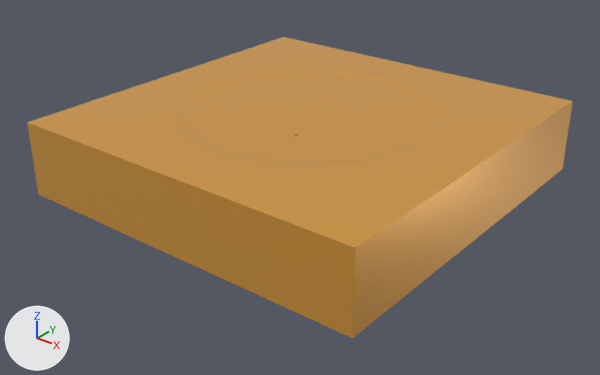
What one commit did to the glTF model public/models/tile-golf-green-circle.glb.
Both versions are drawn from a 50 mm camera at (37.3, -47.7, 22.8) aimed at (0.3, -1.5, -5.9). Arrows for +X, +Y and +Z are at lower left; the lights stay in place. Where no turn or scale is listed for an object, it has been applied to the vertices.

Names of what the first picture shows: 'tile-golf-green-circle'.
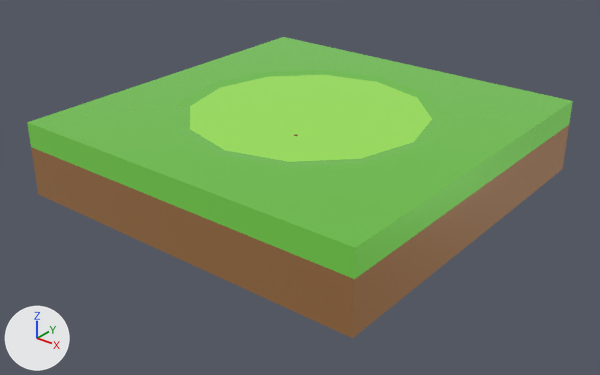
Changed parts and their boxes [x1, y1, x2, y2] in the pictures (600 x 375 px):
'tile-golf-green-circle', recoloured
    both: [27, 37, 573, 338]

Patch to the scene script:
```diff
--- a/public/models/tile-golf-green-circle.glb.py
+++ b/public/models/tile-golf-green-circle.glb.py
@@ img_base @@
+img_base = load_image('base', '_unpacked/base', 1024, 1024, 'sRGB')
@@ mat_lowpoly_colors_001 @@
+mat_lowpoly_colors_001 = bpy.data.materials.new('LOWPOLY-COLORS.001')
+# uses the picture img_base
@@ me_tile_golf_green_circle @@
 me_tile_golf_green_circle.from_pydata(...)  # 50 vertices, 94 faces; spans x -15.0..15.0, y -15.0..15.0, z -6.0..0.0
-me_tile_golf_green_circle.materials.append(mat_lowpoly_colors)  # orange #e7a747
+me_tile_golf_green_circle.materials.append(mat_lowpoly_colors_001)
```
